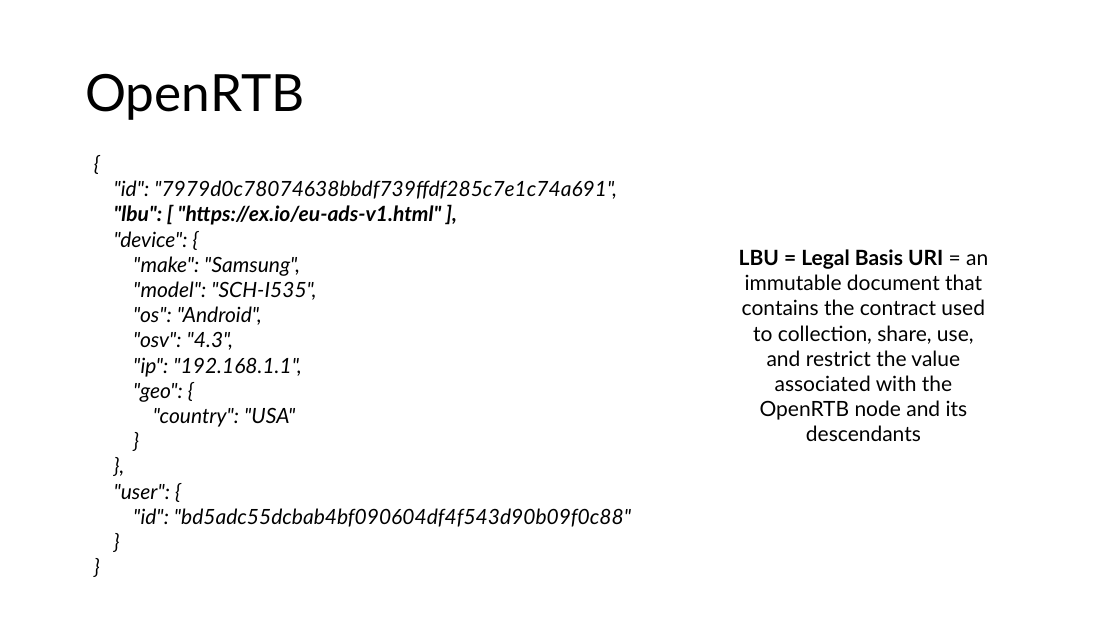
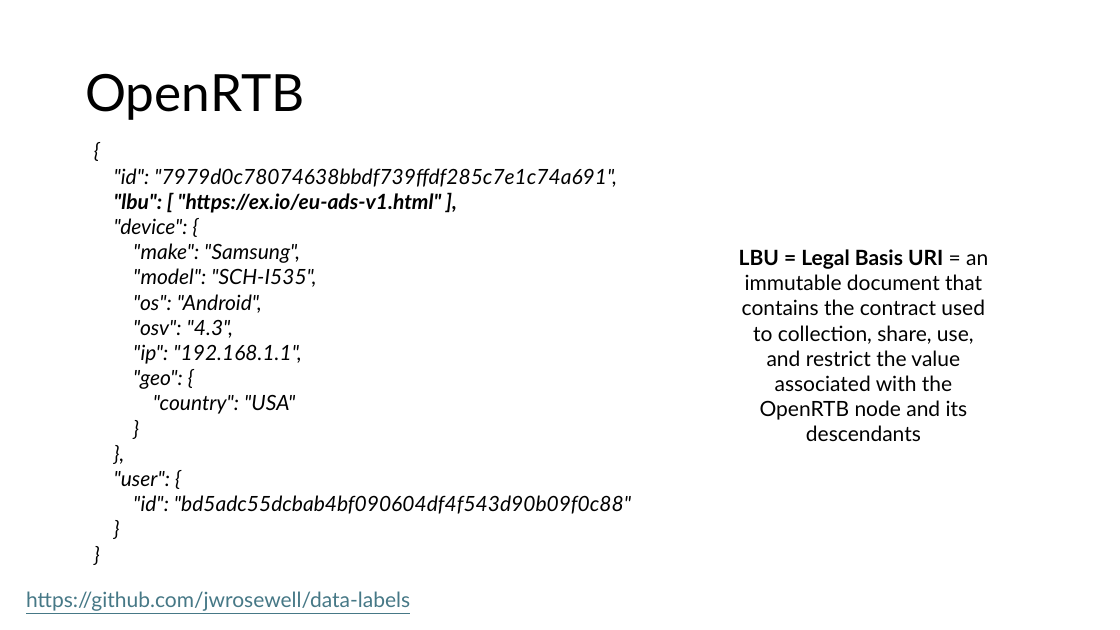
Before and after one commit to jwrosewell/data-labels, a slide deck: slide 7 of Overview.pptx. Drawn at 1120x630 pixels with LibreOffice and Linux fonts; fonts in the diff are those of the drawing. Boxes give left, top, right and bottom in pixels: in the first picture for what was removed or moved away, otherwise in the second. Text is boxed around its words. In the diff, an @@ line names an element or a change of style, - is before the commit and + after.

```diff
--- a/Overview.pptx
+++ b/Overview.pptx
@@ text "{" moved from (x1=114, y1=180, x2=631, y2=527) to (x1=114, y1=168, x2=631, y2=514) @@
@@ text added at (x1=26, y1=591, x2=410, y2=611), 18 pt, text #467886, underline @@
+https://github.com/jwrosewell/data-labels
```
Also in this commit, not shown: 9 other slides changed, 1 other file.
